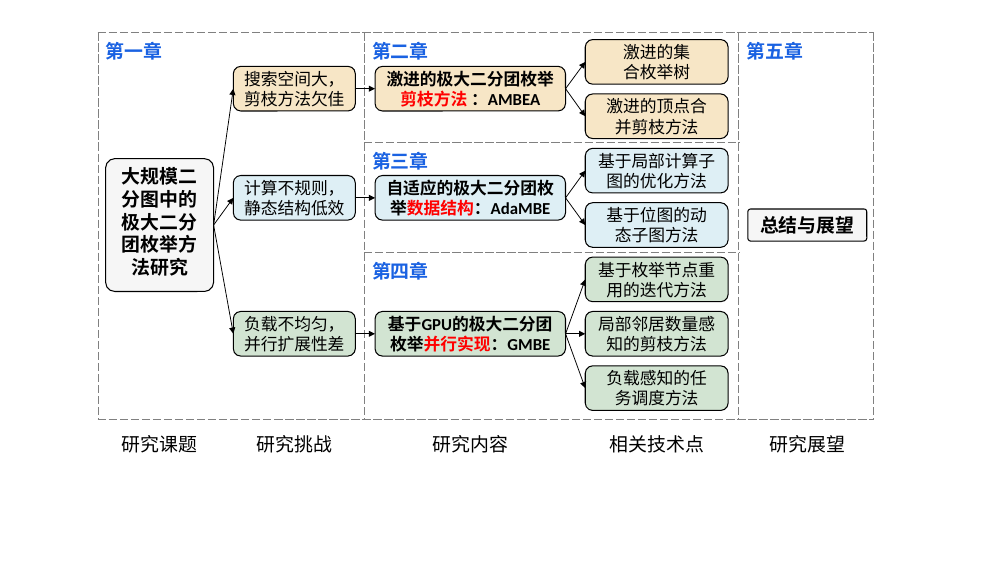
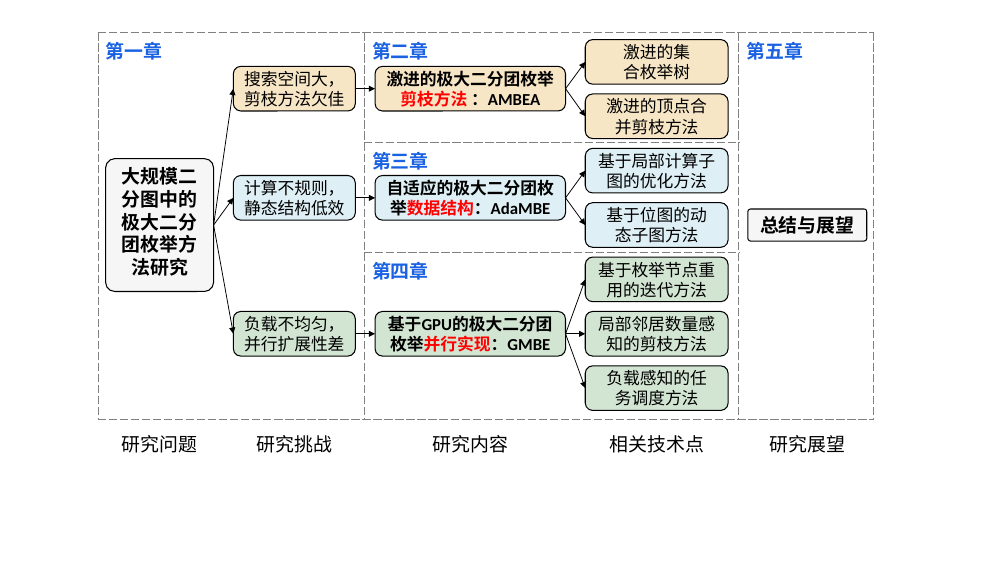
Before and after one commit to Pz1996/zjuthesis, a slide deck: slide 11 of figure/plot.pptx. Drawn at 1008x567 pixels with LibreOffice and Linux fonts; fonts in the diff are those of the drawing; background and template pictures are left out. Boxes give left, top, right and bottom in pixels: in the first picture for what was removed or moved away, otherwise in the second. Text is boxed around its words. In the diff, an @@ line names an element or a change of style, - is before the commit and + after.

```diff
--- a/figure/plot.pptx
+++ b/figure/plot.pptx
@@ text at (122,435,198,453): text changed @@
-研究课题
+研究问题
```
Also in this commit, not shown: 3 other slides changed, 2 slides added, 12 other files.
